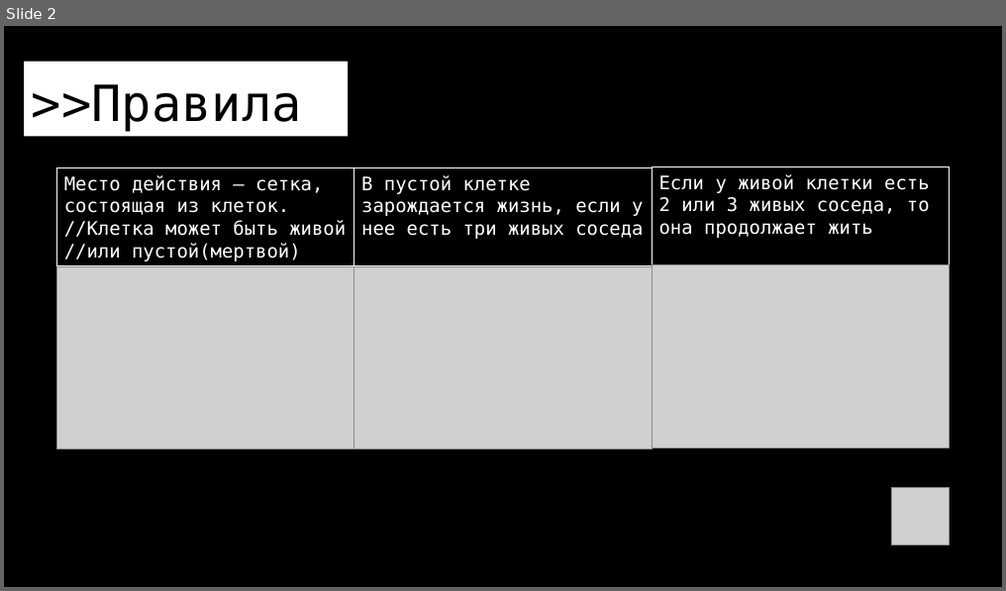
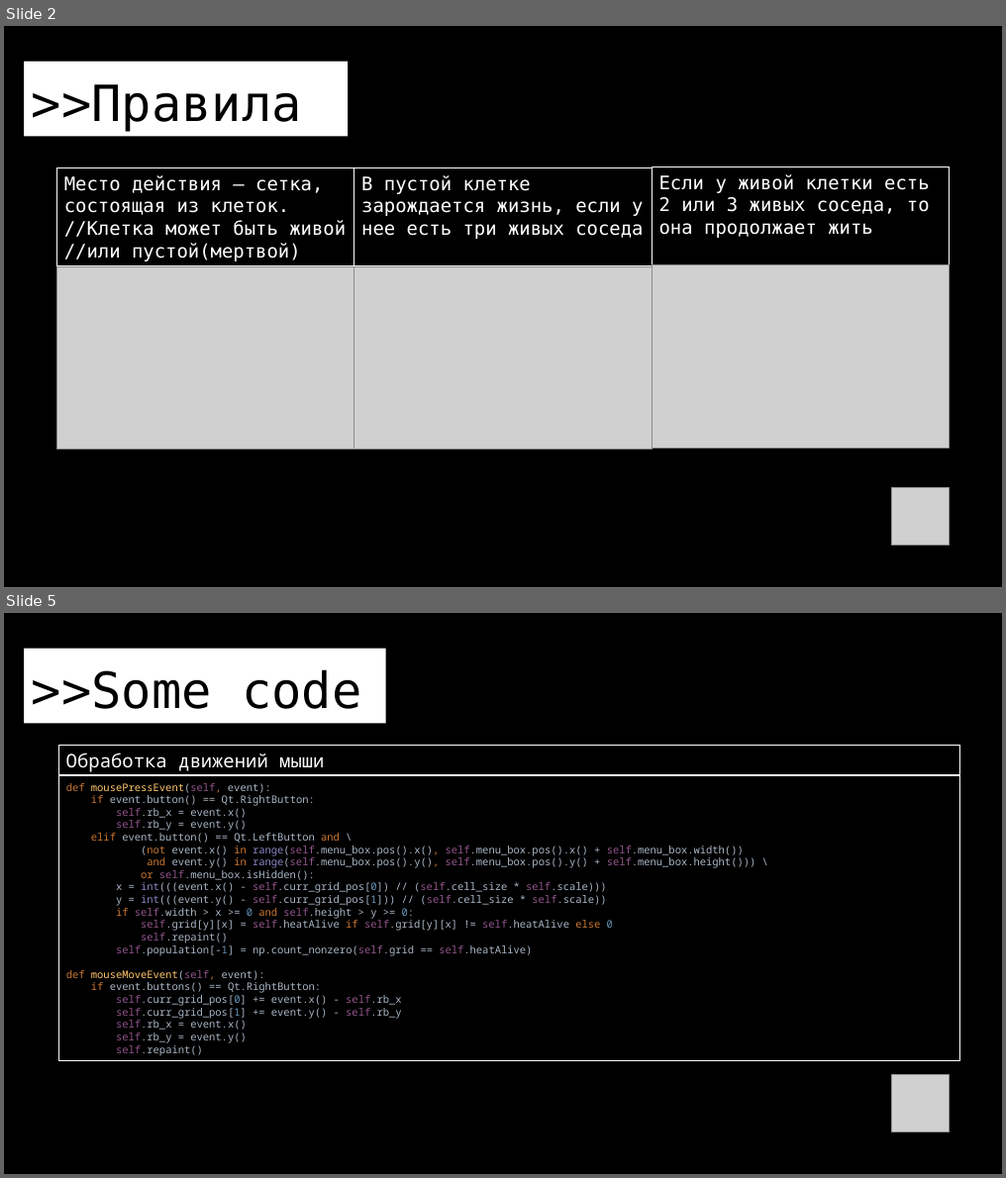
Before and after one commit to myatnyi/lifegame, a slide deck: Презентация.pptx. Shown one above the other, each under a label of ours: slide 2 before the commit, slides 2 and 5 after it; the slides between them are not shown. The pictures are 1006x591 and 1006x1178 pixels, drawn with LibreOffice and Linux fonts; fonts in the diff are those of the drawing; grey boxes stand for pictures. Boxes give left, top, right and bottom in pixels: in the first picture for what was removed or moved away, otherwise in the second. Text is boxed around its words. In the diff, an @@ line names an element or a change of style, - is before the commit and + after.

```diff
--- a/Презентация.pptx
+++ b/Презентация.pptx
@@ slide 5 added at box(4, 613, 1002, 1174), background #000000 @@
@@ title added at box(24, 649, 386, 724), fill #FFFFFF, 48 pt, text #000000 @@
+>>Some code
@@ rectangle added at box(58, 746, 960, 775), outline #FFFFFF 0.75 pt, 18 pt, text #FFFFFF @@
+Обработка движений мыши
@@ rectangle added at box(58, 776, 960, 1060), outline #FFFFFF 0.75 pt, 10 pt, text #A9B7C6 @@
+def mousePressEvent(self, event):
+if event.button() == Qt.RightButton:
+self.rb_x = event.x()
+self.rb_y = event.y()
+elif event.button() == Qt.LeftButton and \
+(not event.x() in range(self.menu_box.pos().x(), self.menu_box.pos().x() + self.menu_box.width())
+and event.y() in range(self.menu_box.pos().y(), self.menu_box.pos().y() + self.menu_box.height())) \
+or self.menu_box.isHidden():
+x = int(((event.x() - self.curr_grid_pos[0]) // (self.cell_size * self.scale)))
+y = int(((event.y() - self.curr_grid_pos[1])) // (self.cell_size * self.scale))
+if self.width > x >= 0 and self.height > y >= 0:
+self.grid[y][x] = self.heatAlive if self.grid[y][x] != self.heatAlive else 0
+self.repaint()
+self.population[-1] = np.count_nonzero(self.grid == self.heatAlive)
+def mouseMoveEvent(self, event):
+if event.buttons() == Qt.RightButton:
+self.curr_grid_pos[0] += event.x() - self.rb_x
+self.curr_grid_pos[1] += event.y() - self.rb_y
+self.rb_x = event.x()
+self.rb_y = event.y()
+self.repaint()
@@ picture added at box(892, 1075, 949, 1133) @@
```
Also in this commit, not shown: 1 slide changed, 3 other slides added, 7 other files.
